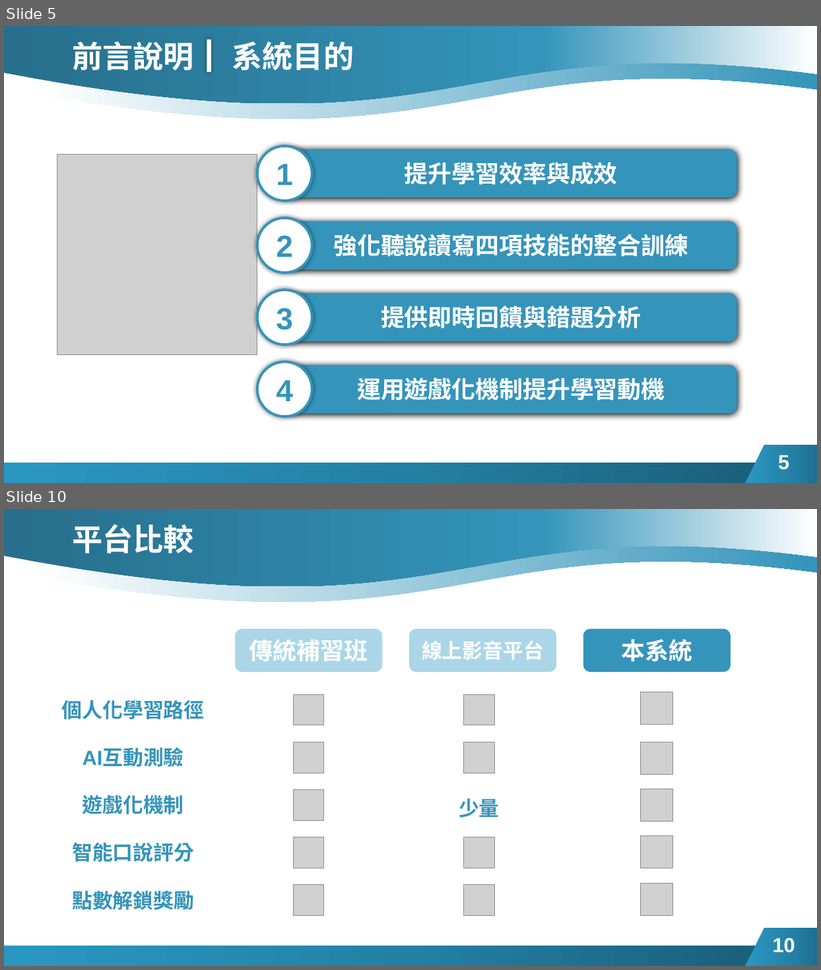
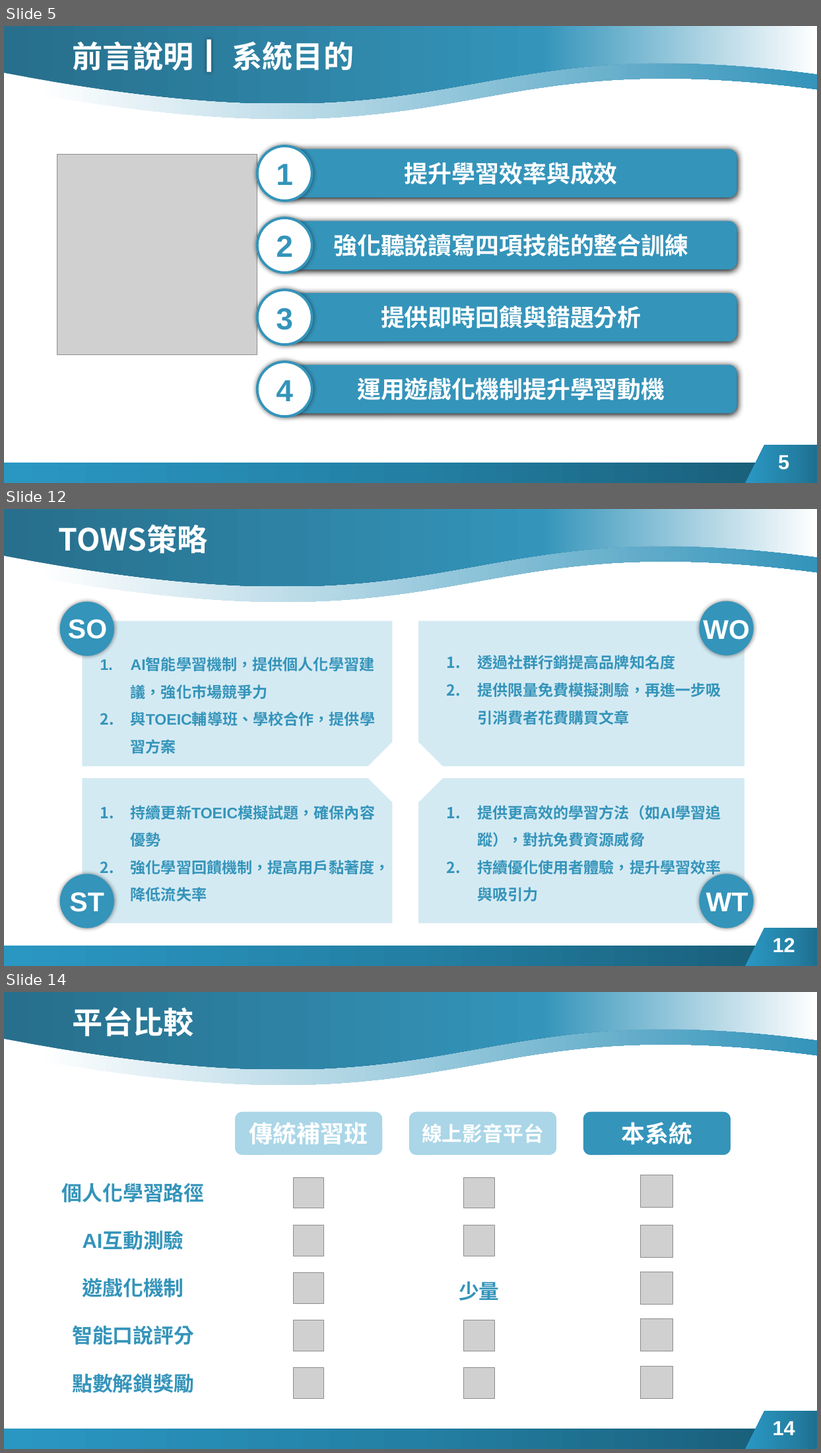
Before and after one commit to imfyn5/AI_system-1, a slide deck: 初審.pptx. Shown one above the other, each under a label of ours: slides 5 and 10 before the commit, slides 5, 12 and 14 after it; the slides between them are not shown. The pictures are 821x970 and 821x1453 pixels, drawn with LibreOffice and Linux fonts; fonts in the diff are those of the drawing; grey boxes stand for pictures. Boxes give left, top, right and bottom in pixels: in the first picture for what was removed or moved away, otherwise in the second. Text is boxed around its words. In the diff, an @@ line names an element or a change of style, - is before the commit and + after.

Commit message:
初審簡報0525更新

```diff
--- a/初審.pptx
+++ b/初審.pptx
@@ slide 12 added at (4, 509, 817, 966), background #FFFFFF; not listed: 4 template elements that a slide beside it also shows @@
@@ text added at (59, 524, 208, 553), 36 pt, text #FFFFFF, bold @@
+TOWS策略
@@ ellipse added at (60, 601, 114, 656), fill #3494BA @@
@@ ellipse added at (700, 601, 754, 656), fill #3494BA @@
@@ text added at (68, 619, 107, 639), 32 pt, text #FFFFFF, bold @@
+SO
@@ snip rect added at (82, 621, 393, 767), fill #D4EAF3 @@
@@ snip rect added at (418, 621, 745, 767), fill #D4EAF3 @@
@@ text added at (703, 620, 750, 645), 32 pt, text #FFFFFF, bold @@
+WO
@@ text added at (131, 658, 375, 754), 18 pt, text #3494BA, bold @@
+1. AI智能學習機制，提供個人化學習建議，強化市場競爭力
+2. 與TOEIC輔導班、學校合作，提供學習方案
@@ text added at (477, 655, 721, 725), 18 pt, text #3494BA, bold @@
+1. 透過社群行銷提高品牌知名度
+2. 提供限量免費模擬測驗，再進一步吸引消費者花費購買文章
@@ snip rect added at (82, 779, 393, 923), fill #D4EAF3 @@
@@ snip rect added at (418, 779, 745, 923), fill #D4EAF3 @@
@@ text added at (131, 805, 390, 902), 18 pt, text #3494BA, bold @@
+1. 持續更新TOEIC模擬試題，確保內容優勢
+2. 強化學習回饋機制，提高用戶黏著度，降低流失率
@@ text added at (477, 805, 721, 902), 18 pt, text #3494BA, bold @@
+1. 提供更高效的學習方法（如AI學習追蹤），對抗免費資源威脅
+2. 持續優化使用者體驗，提升學習效率與吸引力
@@ ellipse added at (60, 875, 114, 929), fill #3494BA @@
@@ ellipse added at (700, 875, 754, 929), fill #3494BA @@
@@ text added at (69, 892, 104, 912), 32 pt, text #FFFFFF, bold @@
+ST
@@ text added at (706, 892, 748, 912), 32 pt, text #FFFFFF, bold @@
+WT
@@ page number added at (773, 938, 795, 953), 24 pt, text #FFFFFF, bold @@
+12
@@ what was slide 10 is now slide 14 @@
@@ page number at (773, 1421, 795, 1436): text changed @@
-10
+14
```
Also in this commit, not shown: 7 slides changed, 6 other slides added, 2 slides removed.
